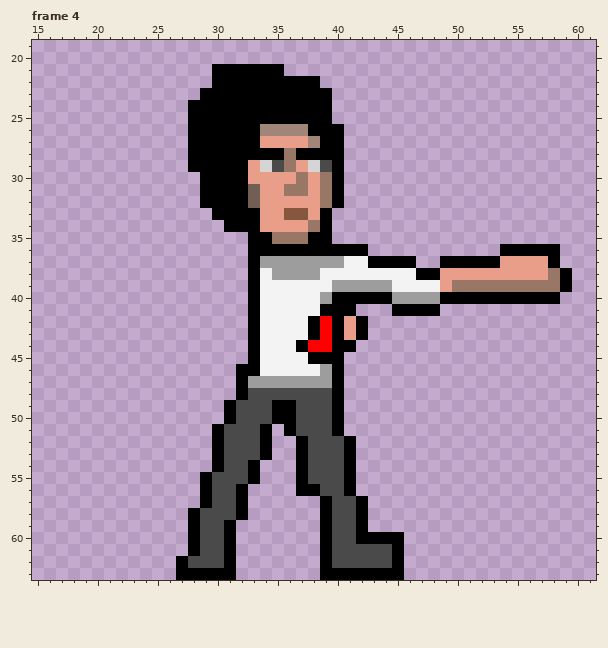
Edited in one commit: pixel-art file (JoeHawley.ase). Above, as it was before the edit.
64x64 pixels, 4 frames. Shown: frame 4: x 15..61, y 19..63. The commit also changed other frames, which this record leaves out.
And afterwards:
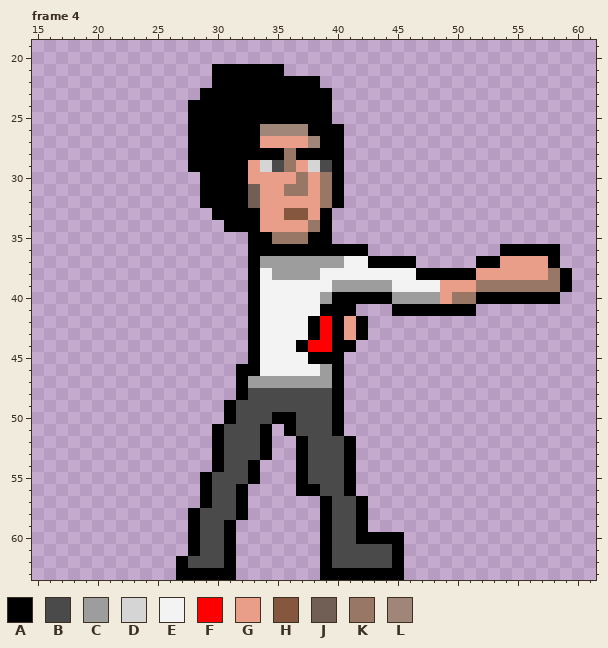
Palette (. is transparent): A #000000  B #4a4a4a  C #9d9d9d  D #d5d5d5  E #f3f3f3  F #ff0000  G #e99e89  H #84573e  J #715f55  K #987766  L #9f8678
The exact change:
Frame 4:
y 37: x 49..51 AAA -> ...
y 38: x 49..51 GGG -> AAA
y 39: x 50..51 KK -> GG
y 40: x 49..51 AAA -> GKK
y 41: x 49..51 ... -> AAA
y 49: x 35..36 AA -> BB
